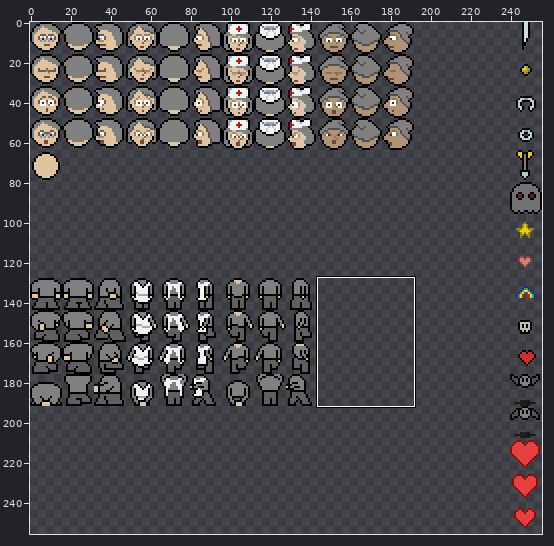
Edited in one commit: sprite sheet (src/data/tilesheet/003-hero.png). Above, an overview of the earlier version with the close-up marked.
Close-up. As it was:
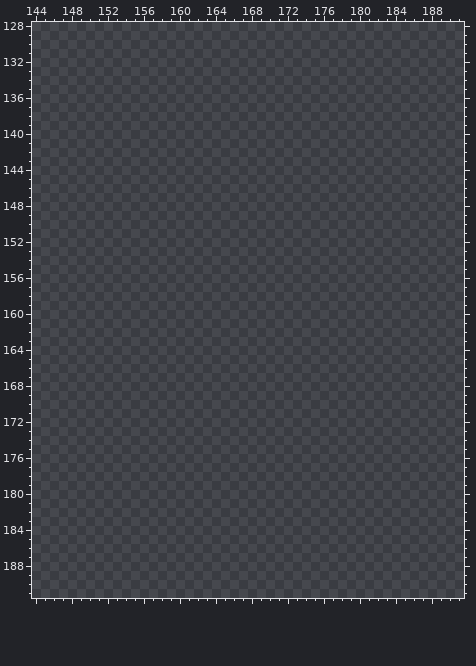
The file is 256x256 pixels. Shown: x 144..191, y 128..191. The commit also changed other parts of the picture, which this record leaves out.
The same view after the edit:
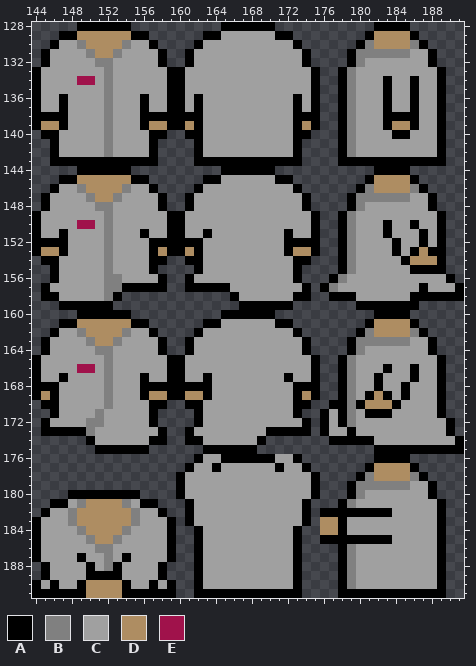
Palette (. is transparent): A #000000  B #808080  C #a0a0a0  D #ae8d62  E #a0124b
Change:
Changed rows in their new state; - is an unchanged pixel.
first column x 144:
128 -----AAAAAA----------AAAAAA-----------AAAA------
129 ---AADDDDDDAA------AACCCCCCAA--------ADDDDA-----
130 --ACCBDDDDBCCA----ACCCCCCCCCCA------ABDDDDBA----
131 -ACCCCBDDBCCCCA--ACCCCCCCCCCCCA----ABBBBBBCCA---
132 -ACCCCCBBCCCCCA--ACCCCCCCCCCCCA----ABCCCCCCCA---
133 ACCCCCCCBCCCCCCAACCCCCCCCCCCCCCA--ABCCCCCCCCCA--
134 ACCCCEECBCCCCCCAACCCCCCCCCCCCCCA--ABCCCACCACCA--
135 ACCCCCCCBCCCCCCAACCCCCCCCCCCCCCA--ABCCCACCACCA--
136 ACCACCCCBCCCACCAACACCCCCCCCCCACA--ABCCCACCACCA--
137 ACCACCCCBCCCACCAACACCCCCCCCCCACA--ABCCCACCACCA--
138 AAAACCCCBCCCAAAAAAACCCCCCCCCCAAA--ABCCCAAAACCA--
139 ADDACCCCBCCCADDAADACCCCCCCCCCADA--ABCCCADDACCA--
140 -AACCCCCBCCCCAA--AACCCCCCCCCCAA---ABCCCCAACCCA--
141 --ACCCCCBCCCCA----ACCCCCCCCCCA----ABCCCCCCCCCA--
142 --ACCCCCBCCCCA----ACCCCCCCCCCA----ABCCCCCCCCCA--
143 --AAAAAAAAAAAA----AAAAAAAAAAAA----AAAAAAAAAAAA--
144 -----AAAAAA----------AAAAAA-----------AAAA------
145 ---AADDDDDDAA------AACCCCCCAA--------ADDDDA-----
146 --ACCBDDDDBCCA----ACCCCCCCCCCA------ABDDDDBA----
147 -ACCCCBDDBCCCCA--ACCCCCCCCCCCCA----ABBBBBBCCA---
148 -ACCCCCBBCCCCCA--ACCCCCCCCCCCCA----ABCCCCCCCA---
149 ACCCCCCCBCCCCCCAACCCCCCCCCCCCCCA--ABCCCCCCCCCA--
150 ACCCCEECBCCCCCCAACCCCCCCCCCCCCCA--ABCCCACCACCA--
151 ACCACCCCBCCCACCAACCACCCCCCCCACCA--ABCCCACCCACA--
152 AAAACCCCBCCCCAAAAAACCCCCCCCCAAAA--ABCCCCACCACA--
153 ADDACCCCBCCCCADAADACCCCCCCCCADDA--ABCCCCACADAA--
154 -AACCCCCBCCCCAA--AACCCCCCCCCCAA---ABCCCCCADDDA--
155 --ACCCCCBCCCCA----ACCCCCCCCCCA----ABCCCCCCAAAA--
156 --ACCCCCBBCCCCA--ACCCCCCCCCCCA---ABCCCCCCCCCCCA-
157 -ACCCCCCBBAAAAA--AAAAACCCCCCCCA-ABCCCCCCCCCACCCA
158 -AACCCCCBA------------ACCCCCCAA--AAACCCCCCAAAAAA
159 ---AAAAAA--------------AAAAAA-------AAAAAAA-----
160 -----AAAAAA----------AAAAAA-----------AAAA------
161 ---AADDDDDDAA------AACCCCCCAA--------ADDDDA-----
162 --ACCBDDDDBCCA----ACCCCCCCCCCA------ABDDDDBA----
163 -ACCCCBDDBCCCCA--ACCCCCCCCCCCCA----ABBBBBBCCA---
164 -ACCCCCBBCCCCCA--ACCCCCCCCCCCCA----ABCCCCCCCA---
165 ACCCCCCCBCCCCCCAACCCCCCCCCCCCCCA--ABCCCCCCCCCA--
166 ACCCCEECBCCCCCCAACCCCCCCCCCCCCCA--ABCCCACCACCA--
167 ACCACCCCBCCCACCAACCACCCCCCCCACCA--ABCCACCCACCA--
168 AAACCCCCBCCCAAAAAAAACCCCCCCCCAAA--ABCCACCACCCA--
169 ADACCCCCBCCCADDAADDACCCCCCCCCADA--ABCADACACCCA--
170 -AACCCCCBCCCCAA--AACCCCCCCCCCAA--AABADDDACCCCA--
171 --ACCCCBCCCCCA----ACCCCCCCCCCA--ACABCAAACCCCCA--
172 -ACCCCBBCCCCCA----ACCCCCCCCCCCA-ACABCCCCCCCCCCA-
173 -AAAAABCCCCCCCA--ACCCCCCCCAAAAA-ACCACCCCCCCCCCA-
174 ------ACCCCCCAA--AACCCCCCA-------AAAAACCCCCCCCCA
175 -------AAAAAA------AAAAAA-------------AAAAAAAAAA
176 ------------------ACCAAAAAACCA--------AAAA------
177 -----------------ACCACCCCCCACCA------ADDDDA-----
178 ----------------ACCCCCCCCCCCCCCA----ABDDDDBA----
179 ----------------ACCCCCCCCCCCCCCA---ABBBBBBCCA---
180 ----AAAAAAAA----ACCCCCCCCCCCCCCA---ABCCCCCCCA---
181 --AACBDDDDBCAA---ACCCCCCCCCCCCA---ABCCCCCCCCCA--
182 -ACCBDDDDDDBCCA--ACCCCCCCCCCCCA-AAAAAAAACCCCCA--
183 ACCCBDDDDDDBCCCA-ACCCCCCCCCCCCA-DDACCCCCCCCCCA--
184 ACCCCBDDDDBCCCCA--ACCCCCCCCCCA--DDACCCCCCCCCCA--
185 ACCCCCBDDBCCCCCA--ACCCCCCCCCCA--AAAAAAAACCCCCA--
186 ACCCCCCBBCCCCCCA--ACCCCCCCCCCA----ABCCCCCCCCCA--
187 ACCCCACCBCACCCCA--ACCCCCCCCCCA----ABCCCCCCCCCA--
188 -ACCCCACBACCCCA---ACCCCCCCCCCA----ABCCCCCCCCCA--
189 -ACCCCAAAACCCCA---ACCCCCCCCCCA----ABCCCCCCCCCA--
190 ACACCADDDDACCACA--ACCCCCCCCCCA----ABCCCCCCCCCA--
191 AAAAAADDDDAAAAAA--AAAAAAAAAAAA----AAAAAAAAAAAA--
Where, in picture pixels (left, top, right, bottom), the same in both close-ups:
added: (32, 22, 464, 598)
